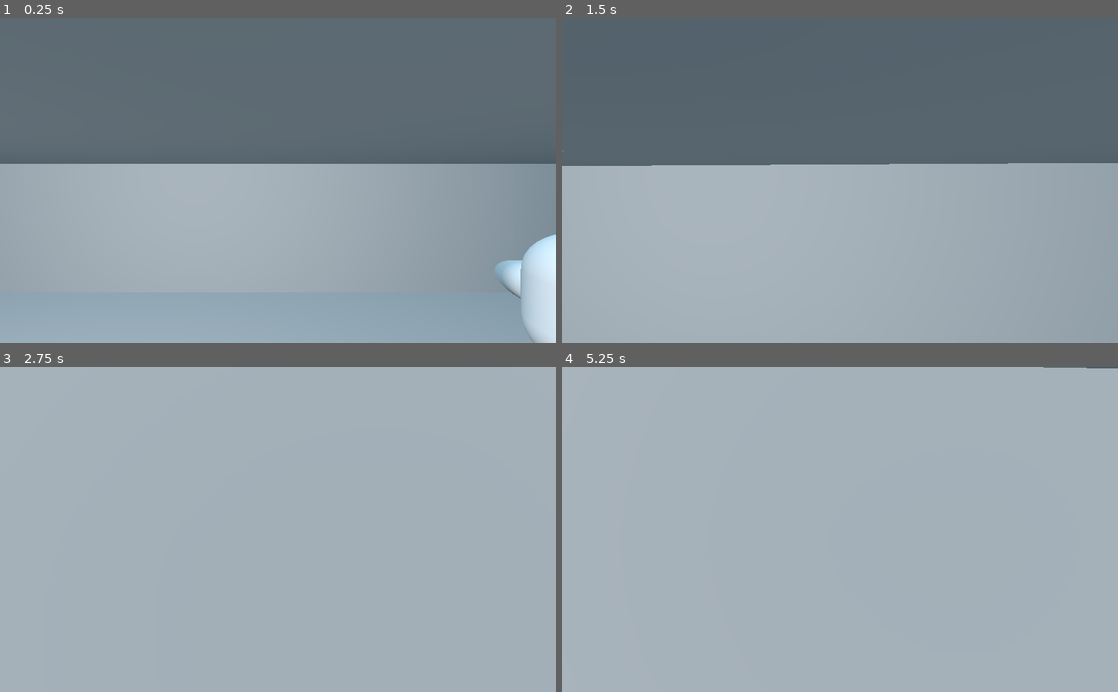
Above: before the commit, frames 1-4 (two rows, left to right).
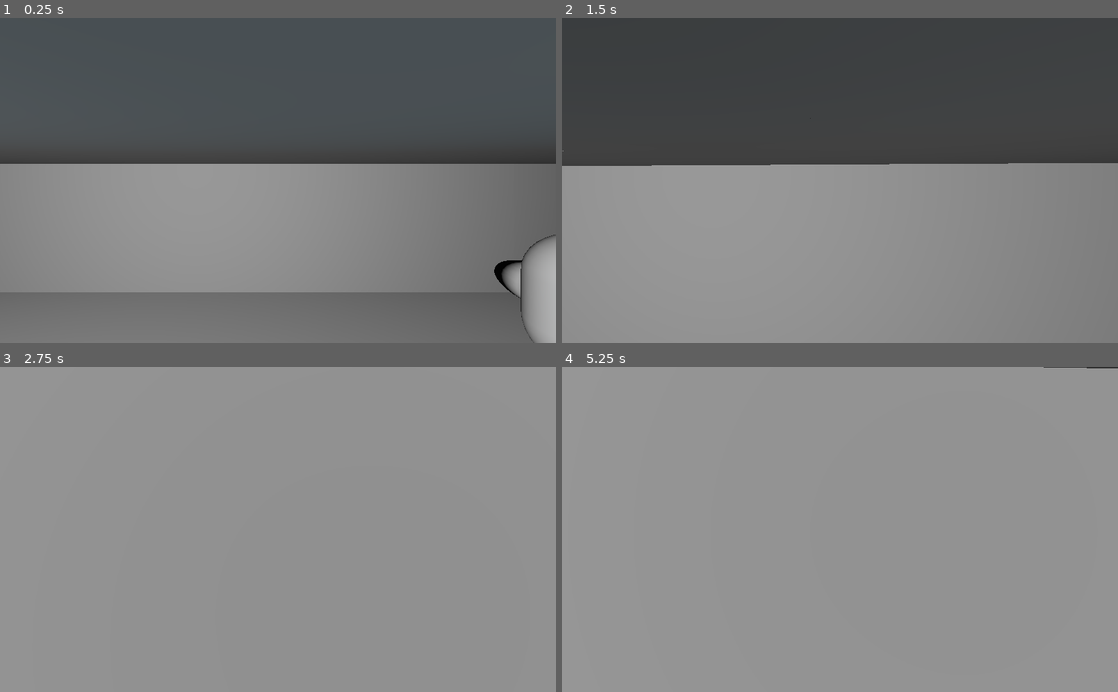
Above: after the commit, the same moments.

Repository: ScanlineStudios/CrystalPacificLakeHeights
Game: Godot game, scene res://scenes/FirstPerson.tscn
Same seed, same stepped clock (60 frames per second), same inputs: the game is played once before the commit and once after it. The project has no main scene, so this scene is started directly.
Inputs (mouse positions are in pixels of both pictures, inside the frame that each line leads up to):
- Up to frame 1 (0.25 s): no input
- Up to frame 2 (1.5 s): move the mouse to (867, 180) at 0.52 s; hold W (moveForward) from 0.53 s (still down); tap Space (jump) at 0.77 s; move the mouse to (812, 180) at 1.27 s
- Up to frame 3 (2.75 s): keep holding W (moveForward); tap Space (jump) at 1.52 s; move the mouse to (289, 523) at 2.02 s
- Up to frame 4 (5.25 s): keep holding W (moveForward); move the mouse to (834, 536) at 2.77 s; tap Space (jump) at 3.02, 3.77, 4.25, 4.52 s; tap Enter at 3.5, 5 s; move the mouse to (878, 532) at 3.52 s; move the mouse to (795, 526) at 4.27 s; move the mouse to (845, 529) at 5.02 s

The runs differ from the first frame. In frame 1, 100% of the frame differs, in the area x 0-100%, y 0-100%; in frame 2, 100%; in frame 3, 100%; in frame 4, 100%.

Commit message:
Lighting experimentation

Diff:
--- /dev/null
+++ b/scenes/BlueSphereLight.tscn
@@ -0,0 +1,33 @@
+[gd_scene load_steps=6 format=2]
+
+[sub_resource type="SpatialMaterial" id=3]
+emission_enabled = true
+emission = Color( 0.156863, 0.796078, 0.968627, 1 )
+emission_energy = 2.32
+emission_operator = 0
+emission_on_uv2 = true
+
+[sub_resource type="SphereMesh" id=4]
+material = SubResource( 3 )
+
+[sub_resource type="Skin" id=5]
+
+[sub_resource type="PhysicsMaterial" id=1]
+
+[sub_resource type="SphereShape" id=2]
+
+[node name="SphereLight" type="Spatial"]
+
+[node name="MeshInstance" type="MeshInstance" parent="."]
+mesh = SubResource( 4 )
+skin = SubResource( 5 )
+
+[node name="StaticBody" type="StaticBody" parent="MeshInstance"]
+physics_material_override = SubResource( 1 )
+
+[node name="CollisionShape" type="CollisionShape" parent="MeshInstance/StaticBody"]
+shape = SubResource( 2 )
+
+[node name="OmniLight" type="OmniLight" parent="."]
+light_color = Color( 0.156863, 0.796078, 0.968627, 1 )
+omni_range = 25.0
--- a/scenes/FirstPerson.tscn
+++ b/scenes/FirstPerson.tscn
@@ -10,6 +10,10 @@
 [ext_resource path="res://scenes/Pillar.tscn" type="PackedScene" id=8]
 [ext_resource path="res://scenes/Ramp.tscn" type="PackedScene" id=9]
 [ext_resource path="res://scenes/SphereLight.tscn" type="PackedScene" id=10]
+[ext_resource path="res://scenes/BlueSphereLight.tscn" type="PackedScene" id=11]
+[ext_resource path="res://scenes/PinkSphereLight.tscn" type="PackedScene" id=12]
+
+[sub_resource type="Environment" id=1]
 
 [node name="Node3D" type="Spatial"]
 
@@ -1572,3 +1576,12 @@
 
 [node name="SphereLight" parent="." instance=ExtResource( 10 )]
 transform = Transform( 1, 0, 0, 0, 1, 0, 0, 0, 1, -3, 4.7, 3 )
+
+[node name="SphereLight2" parent="." instance=ExtResource( 11 )]
+transform = Transform( 1, 0, 0, 0, 1, 0, 0, 0, 1, -0.53111, 2.42308, 19.2577 )
+
+[node name="SphereLight3" parent="." instance=ExtResource( 12 )]
+transform = Transform( 1, 0, 0, 0, 1, 0, 0, 0, 1, -5.40016, 2.33096, 35.3432 )
+
+[node name="WorldEnvironment" type="WorldEnvironment" parent="."]
+environment = SubResource( 1 )
--- /dev/null
+++ b/scenes/PinkSphereLight.tscn
@@ -0,0 +1,33 @@
+[gd_scene load_steps=6 format=2]
+
+[sub_resource type="SpatialMaterial" id=3]
+emission_enabled = true
+emission = Color( 0.956863, 0.513726, 0.92549, 1 )
+emission_energy = 2.32
+emission_operator = 0
+emission_on_uv2 = true
+
+[sub_resource type="SphereMesh" id=4]
+material = SubResource( 3 )
+
+[sub_resource type="Skin" id=5]
+
+[sub_resource type="PhysicsMaterial" id=1]
+
+[sub_resource type="SphereShape" id=2]
+
+[node name="SphereLight" type="Spatial"]
+
+[node name="MeshInstance" type="MeshInstance" parent="."]
+mesh = SubResource( 4 )
+skin = SubResource( 5 )
+
+[node name="StaticBody" type="StaticBody" parent="MeshInstance"]
+physics_material_override = SubResource( 1 )
+
+[node name="CollisionShape" type="CollisionShape" parent="MeshInstance/StaticBody"]
+shape = SubResource( 2 )
+
+[node name="OmniLight" type="OmniLight" parent="."]
+light_color = Color( 0.956863, 0.513726, 0.92549, 1 )
+omni_range = 25.0
Not shown: 1 places in scenes/FirstPerson.tscn that only renumber resources
